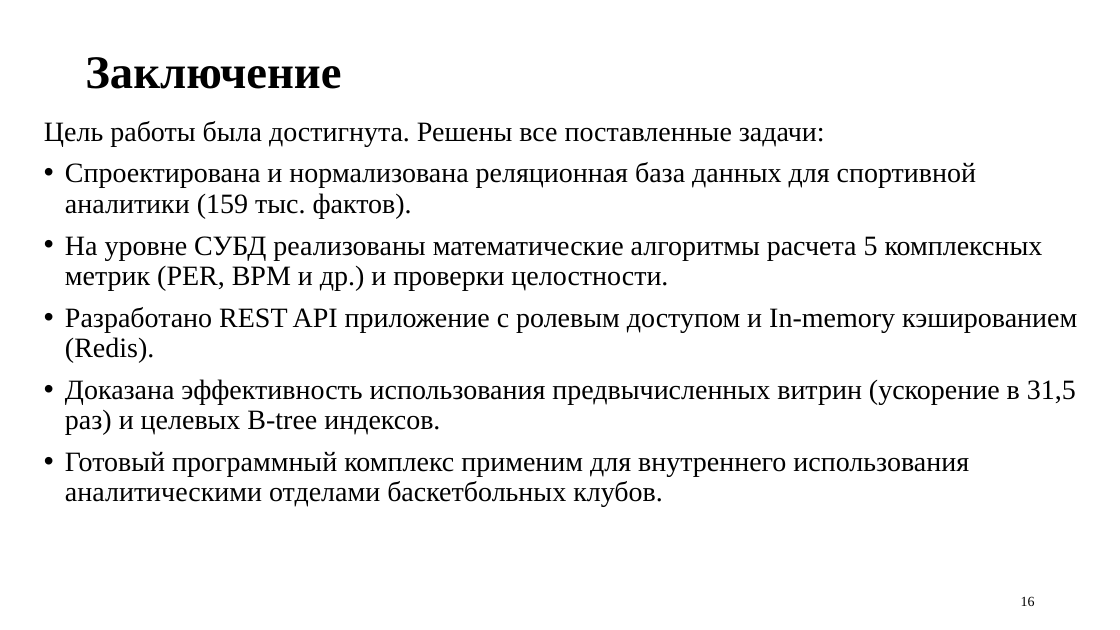
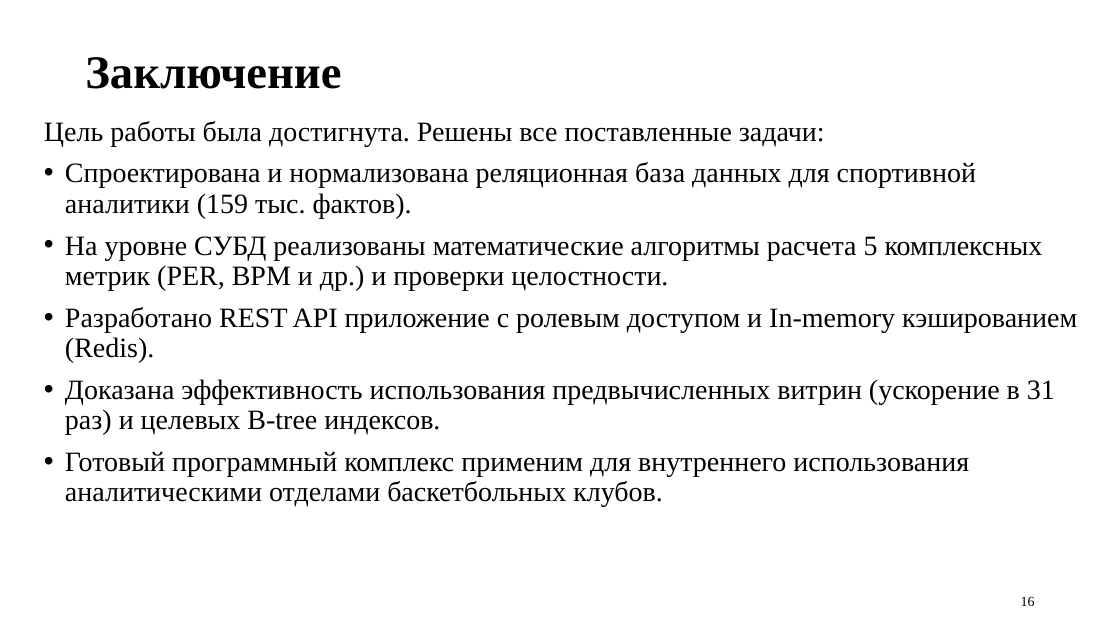
Before and after one commit to uBaxa0IQ/BD_Coursework, a slide deck: slide 16 of prez/prez.pptx. Drawn at 1120x630 pixels with LibreOffice and Linux fonts; fonts in the diff are those of the drawing. Boxes give left, top, right and bottom in pixels: in the first picture for what was removed or moved away, otherwise in the second. Text is boxed around its words. In the diff, an @@ line names an element or a change of style, - is before the commit and + after.

```diff
--- a/prez/prez.pptx
+++ b/prez/prez.pptx
@@ text at box(65, 379, 1055, 435): text changed @@
-• Доказана эффективность использования предвычисленных витрин (ускорение в 31,5 раз) и целевых B-tree индексов.
+• Доказана эффективность использования предвычисленных витрин (ускорение в 31 раз) и целевых B-tree индексов.
```
Also in this commit, not shown: 1 other slide changed, 42 other files.
